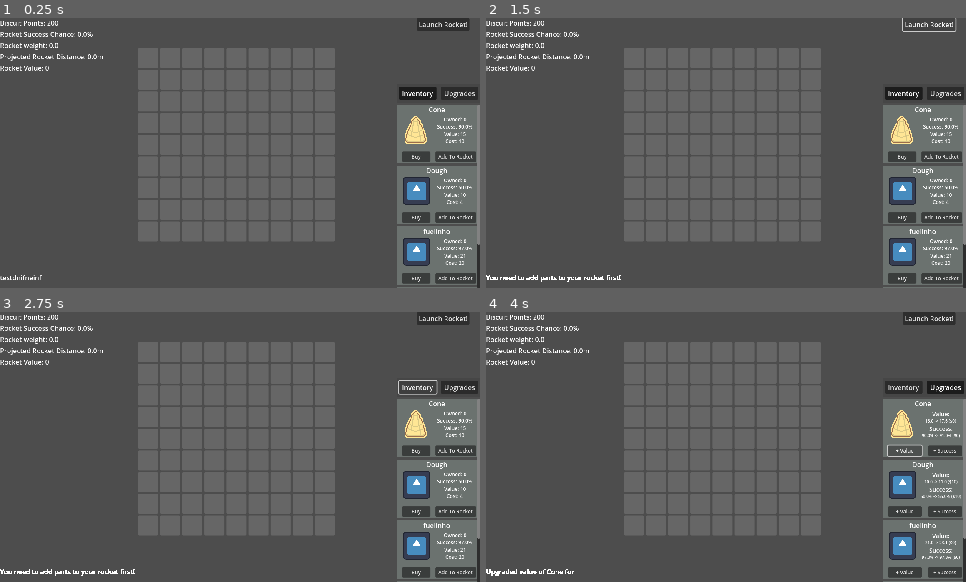
Above: before the commit, frames 1-4 (two rows, left to right).
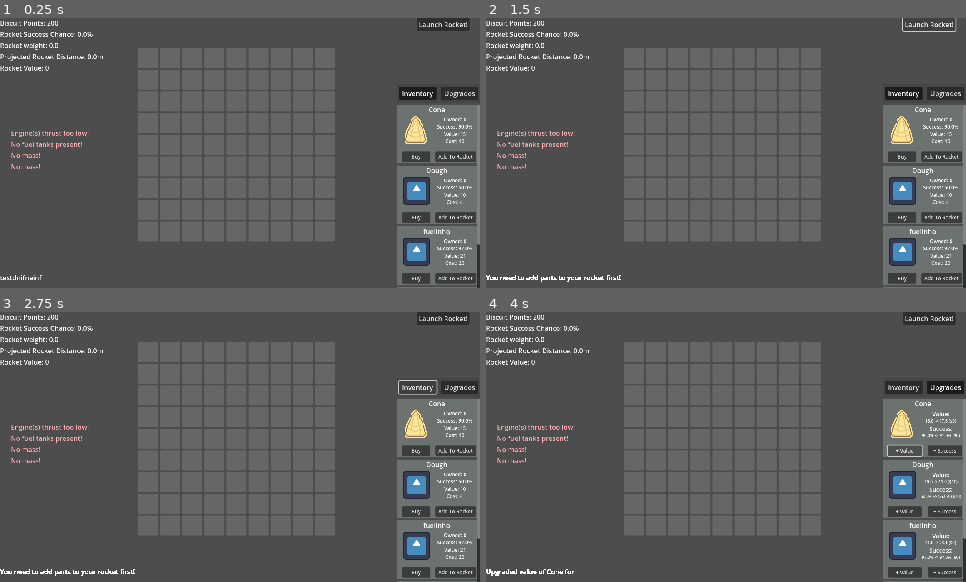
Above: after the commit, the same moments.

Repository: A-coder152/Build-a-Biscship-public
Game: Godot game, scene res://main.tscn
Same seed, same stepped clock (60 frames per second), same inputs: the game is played once before the commit and once after it. The engine's default icon, where the game draws it, is replaced by a stand-in: a white triangle on a blue panel in a dark square.
Inputs:
- Up to frame 1 (0.25 s): no input
- Up to frame 2 (1.5 s): click "Launch Rocket!" at 0.5 s; click "Launch Rocket!" at 1.25 s
- Up to frame 3 (2.75 s): click "Inventory" at 2 s
- Up to frame 4 (4 s): click "Upgrades" at 2.75 s; click "+ Value" at 3.5 s

The runs differ from the first frame. In frame 1, 0.4% of the frame differs, in the area x 2-19%, y 41-56%; in frame 2, 0.4%; in frame 3, 0.4%; in frame 4, 0.4%.

Commit message:
warning msgs

Diff:
--- a/Resources/Cone.tres
+++ b/Resources/Cone.tres
@@ -15,4 +15,7 @@
 success_upgrade_cost = 0
 locked = false
 blocks = Vector2(2, 2)
+type = 0
+weight = 5
+special = 15.0
 metadata/_custom_type_script = "uid://bfqm5t7ekjk02"
--- a/main.gd
+++ b/main.gd
@@ -4,14 +4,22 @@
 var biscuit_points = 200
 var current_bar = "inventory"
 
-# Ingredient Stats
-var dough_value = 10
-var dough_success_chance = 0.5
-
-var filling_value = 20
-var filling_success_chance = 0.6
-
 @export var items: Array[Part]
+
+enum WARNINGS {PERFECT, GOOD, UNSTABLE_HIGH, UNSTABLE_LOW, CRITICAL_HIGH, CRITICAL_LOW, UNKNOWN}
+var warning_messages = [
+	["Engine(s) thrust perfect!", "Engine(s) thrust good!",
+	"Engine(s) thrust high!", "Engine(s) thrust low!",
+	"Engine(s) thrust too high!", "Engine(s) thrust too low!"],
+	["", "Fuel tanks present.", "", "", "", "No fuel tanks present!"],
+	["Horizontal center of mass perfect!", "Horizontal center of mass good!",
+	"Horizontal center of mass right!", "Horizontal center of mass left!",
+	"Horizontal center of mass too far right!", "Horizontal center of mass too far left!", "No mass!"],
+	["Vertical center of mass perfect!", "Vertical center of mass good!",
+	"Vertical center of mass high!", "Vertical center of mass low!",
+	"Vertical center of mass too high!", "Vertical center of mass too low!", "No mass!"]
+]
+var warnings = [5, 5, 6, 6]
 
 var items_scene = preload("res://item_box.tscn")
 var upgrades_scene = preload("res://upgrade_box.tscn")
@@ -47,6 +55,7 @@
 @onready var fail_chance_label = $UI/VBoxContainer/FailureChanceLabel
 @onready var weight_label = $UI/VBoxContainer/WeightLabel
 @onready var distance_label = $UI/VBoxContainer/DistanceLabel
+@onready var warnings_container = $UI/WarningsContainer
 @onready var launch_button = $UI/LaunchButton
 @onready var message_log = $UI/MessageLog
 @onready var items_container = $UI/VBoxContainer/HBoxContainer/VBoxContainer/ScrollContainer/ItemsContainer
@@ -79,6 +88,14 @@
 	fail_chance_label.text = "Rocket Success Chance: %s%%" % (round(rocket_success_chance * 100))
 	distance_label.text = "Projected Rocket Distance: %s" % str(round(rocket_distance * 100) / 100.) + "m"
 	weight_label.text = "Rocket weight: %s" % str(rocket_mass)
+	for i in range(len(warnings_container.get_children())):
+		var child = warnings_container.get_child(i)
+		print(warnings[i])
+		child.text = warning_messages[i][warnings[i]]
+		if warnings[i] == 0: child.modulate = Color(0.6, 0.9, 1)
+		elif warnings[i] == 1: child.modulate = Color(0.8, 1, 0.8)
+		elif warnings[i] in [2, 3]: child.modulate = Color(1, 0.8, 0.7)
+		elif warnings[i] > 3: child.modulate = Color(1, 0.7, 0.7)
 	update_items_container()
 
 func add_part_to_grid(part):
@@ -92,6 +109,7 @@
 
 func update_rocket_values():
 	# doing rocket science in one night for a jam game is crazy
+	rocket_success_chance = 0
 	rocket_mass = 0.0
 	rocket_distance = 0.0
 	rocket_value = 0.0
@@ -110,56 +128,72 @@
 		elif part.item.type == part.item.TYPE.FUEL:
 			fuels.append(part)
 	if not (len(engines) and len(fuels)):
+		rocket_success_chance = -1
+		warnings = [(sign(len(engines)) - 1) * -5, (sign(len(fuels)) - 1) * -5, 6, 6]
+	else:
+		warnings = [0, 1, 6, 6]
+	print(rocket_mass)
+
+	rocket_success_chance += 1
+	var engines_thrust = 0
+	var fuel_on_rocket = 0
+	var one_engine = 1.
+	var one_tank = 1.
+	for part in engines:
+		one_engine *= (1 - part.item.success)
+		engines_thrust += part.item.special
+	for part in fuels:
+		one_tank *= (1 - part.item.success)
+		fuel_on_rocket += part.item.special
+	if rocket_success_chance > 0: rocket_success_chance *= (1 - one_engine) * (1 - one_tank)
+
+	var build_size = build_sizes[builds.find(main_build)]
+	var rocket_center = Vector2((build_size[0].x + build_size[0].y) / 2.0, (build_size[1].x + build_size[1].y) / 2.0)
+
+	var rocket_center_tracker = Vector2.ZERO
+	for part in main_build:
+		var part_center_x = (part.cells_covered[0].get_index() % grid.width + part.cells_covered[-1].get_index() % grid.width) / 2.0
+		var part_center_y = (part.cells_covered[0].get_index() / grid.width + part.cells_covered[-1].get_index() / grid.width) / 2.0
+		rocket_center_tracker += Vector2(part_center_x, part_center_y) * part.item.weight
+	rocket_center_tracker /= rocket_mass
+
+	if engines_thrust < rocket_mass:
 		rocket_success_chance = 0
-	else:
-		rocket_success_chance = 1
-		var engines_thrust = 0
-		var fuel_on_rocket = 0
-		for part in engines:
-			rocket_success_chance *= part.item.success
-			engines_thrust += part.item.special
-		for part in fuels:
-			rocket_success_chance *= part.item.success
-			fuel_on_rocket += part.item.special
-
-		var build_size = build_sizes[builds.find(main_build)]
-		var rocket_center = Vector2((build_size[0].x + build_size[0].y) / 2.0, (build_size[1].x + build_size[1].y) / 2.0)
-
-		var rocket_center_tracker = Vector2.ZERO
-		for part in main_build:
-			var part_center_x = (part.cells_covered[0].get_index() % grid.width + part.cells_covered[-1].get_index() % grid.width) / 2.0
-			var part_center_y = (part.cells_covered[0].get_index() / grid.width + part.cells_covered[-1].get_index() / grid.width) / 2.0
-			rocket_center_tracker += Vector2(part_center_x, part_center_y) * part.item.weight
-		rocket_center_tracker /= rocket_mass
-
-		if engines_thrust < rocket_mass:
-			rocket_success_chance = 0
-		else:
-
-			var rocket_radius = rocket_center - Vector2(build_size[0].x, build_size[1].x)
-			var off_centerism = abs(rocket_center_tracker.x - rocket_center.x)
-			var cooked_by_mass_x = 1 - (off_centerism / rocket_radius.x)
-			rocket_success_chance *= cooked_by_mass_x
-
-			var highest_stable_y = (build_size[1].x * 2. + build_size[1].y * 3.) / 5.
-			var lowest_stable_y = (build_size[1].x + build_size[1].y * 4.) / 5.
-			var cooked_by_mass_y = 1
-			if rocket_center_tracker.y < highest_stable_y:
-				cooked_by_mass_y = 0.5 * ((rocket_center_tracker.y - build_size[1].x) / (highest_stable_y - build_size[1].x))
-			if rocket_center_tracker.y > lowest_stable_y:
-				cooked_by_mass_y = ((build_size[1].y - rocket_center_tracker) / (build_size[1].y - lowest_stable_y))
-			rocket_success_chance *= cooked_by_mass_y
-
-			if engines_thrust > rocket_mass * 2:
-				rocket_success_chance *= max(0, (4 - engines_thrust / rocket_mass) / 2.)
-
-			if rocket_success_chance > 0:
-				const FUEL_DIST_MULT = 10.
-				const DRAG_DIST_MULT = 1
-				print(fuel_on_rocket, " b ", engines_thrust)
-				rocket_distance = (fuel_on_rocket / engines_thrust) * ((engines_thrust / rocket_mass) - 1) * FUEL_DIST_MULT
-				rocket_distance -= (build_size[0].y - build_size[0].x + 1) * DRAG_DIST_MULT
-				rocket_distance = max(0, rocket_distance)
+		warnings[0] = 5
+
+	var rocket_radius = rocket_center - Vector2(build_size[0].x, build_size[1].x)
+	var off_centerism = rocket_center_tracker.x - rocket_center.x
+	var center_factor = off_centerism / rocket_radius.x
+	var cooked_by_mass_x = 1 - (abs(center_factor))
+	if rocket_success_chance > 0: rocket_success_chance *= cooked_by_mass_x
+	print(rocket_radius, " s ", off_centerism, " b ", rocket_center_tracker, " f ", rocket_mass)
+	update_warnings(center_factor, 2)
+
+	var highest_stable_y = (build_size[1].x * 2. + build_size[1].y * 3.) / 5.
+	var lowest_stable_y = (build_size[1].x + build_size[1].y * 4.) / 5.
+	var cooked_by_mass_y = 1
+	warnings[3] = 0
+	if rocket_center_tracker.y < highest_stable_y:
+		cooked_by_mass_y = 0.5 * ((rocket_center_tracker.y - build_size[1].x) / (highest_stable_y - build_size[1].x))
+		update_warnings((0.5 - cooked_by_mass_y) * 2, 3)
+	if rocket_center_tracker.y > lowest_stable_y:
+		cooked_by_mass_y = ((build_size[1].y - rocket_center_tracker.y) / (build_size[1].y - lowest_stable_y))
+		update_warnings(-(1 - cooked_by_mass_y), 3)
+	if rocket_success_chance > 0: rocket_success_chance *= cooked_by_mass_y
+
+	if engines_thrust > rocket_mass * 2:
+		print("sigma")
+		var overthrust_nerf = max((4 - engines_thrust / rocket_mass) / 2., 0)
+		update_warnings(1 - overthrust_nerf, 0)
+		if rocket_success_chance > 0: rocket_success_chance *= overthrust_nerf
+
+	if rocket_success_chance > 0:
+		const FUEL_DIST_MULT = 10.
+		const DRAG_DIST_MULT = 1
+		print(fuel_on_rocket, " b ", engines_thrust)
+		rocket_distance = (fuel_on_rocket / engines_thrust) * ((engines_thrust / rocket_mass) - 1) * FUEL_DIST_MULT
+		rocket_distance -= (build_size[0].y - build_size[0].x + 1) * DRAG_DIST_MULT
+		rocket_distance = max(0, rocket_distance)
 
 	#rocket_parts.append(part)
 	#if rocket_success_chance:
@@ -204,6 +238,7 @@
 	rocket_success_chance = 0.0
 	rocket_distance = 0.0
 	rocket_mass = 0.0
+	warnings = [5, 5, 6, 6]
 
 	update_ui()
 
@@ -282,6 +317,14 @@
 	if new_bar != current_bar:
 		current_bar = new_bar
 		reset_items_container()
+
+func update_warnings(factor, idx):
+	if factor == 0: warnings[idx] = 0
+	elif abs(factor) < 0.12: warnings[idx] = 1
+	elif factor > 0.12 and factor < 0.5: warnings[idx] = 2
+	elif factor < -0.12 and factor > -0.5: warnings[idx] = 3
+	elif factor >= 0.5: warnings[idx] = 4
+	elif factor <= -0.5: warnings[idx] = 5
 
 
 #region placement
--- a/main.tscn
+++ b/main.tscn
@@ -97,6 +97,24 @@
 fade_out_delay = 5.0
 fade_out_duration = 5.0
 
+[node name="WarningsContainer" type="VBoxContainer" parent="UI"]
+offset_left = 26.0
+offset_top = 264.156
+offset_right = 302.0
+offset_bottom = 368.156
+
+[node name="Label" type="Label" parent="UI/WarningsContainer"]
+layout_mode = 2
+
+[node name="Label2" type="Label" parent="UI/WarningsContainer"]
+layout_mode = 2
+
+[node name="Label3" type="Label" parent="UI/WarningsContainer"]
+layout_mode = 2
+
+[node name="Label4" type="Label" parent="UI/WarningsContainer"]
+layout_mode = 2
+
 [node name="grid" parent="." instance=ExtResource("3_h2yge")]
 offset_left = 331.0
 offset_top = 72.0
